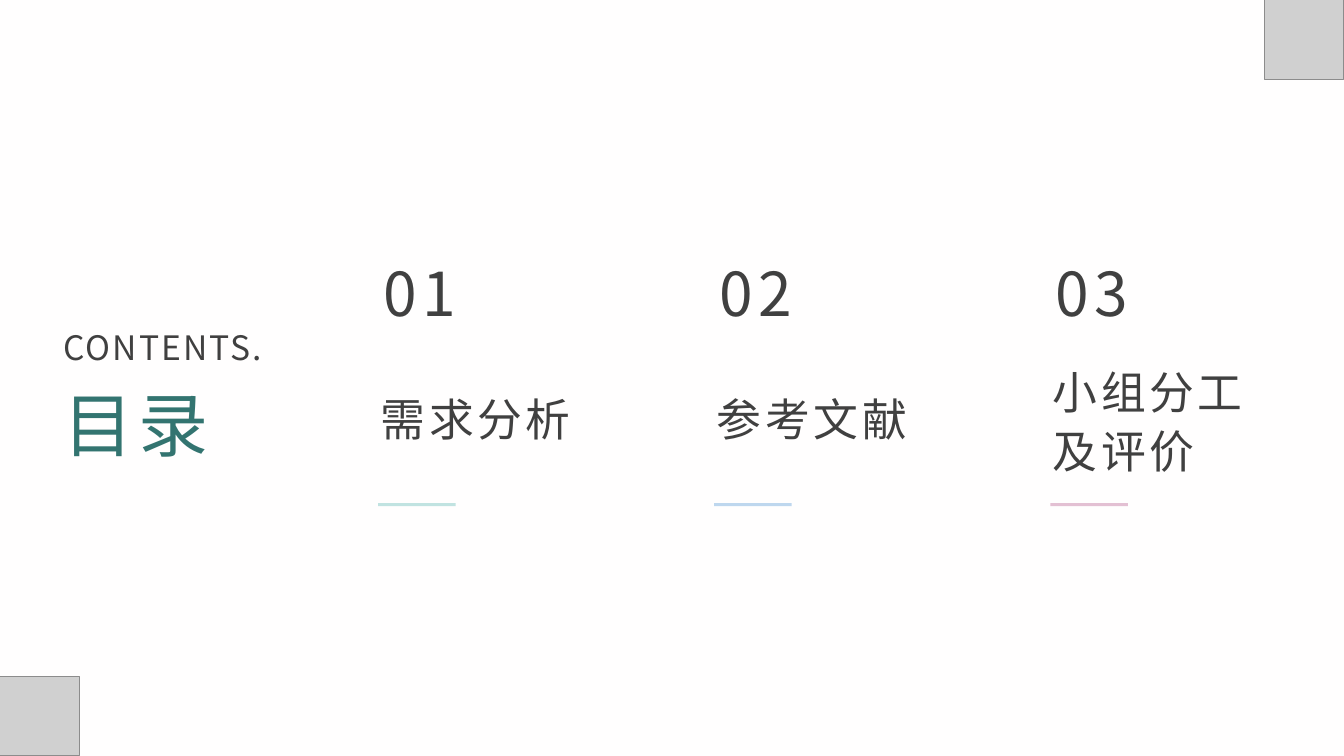
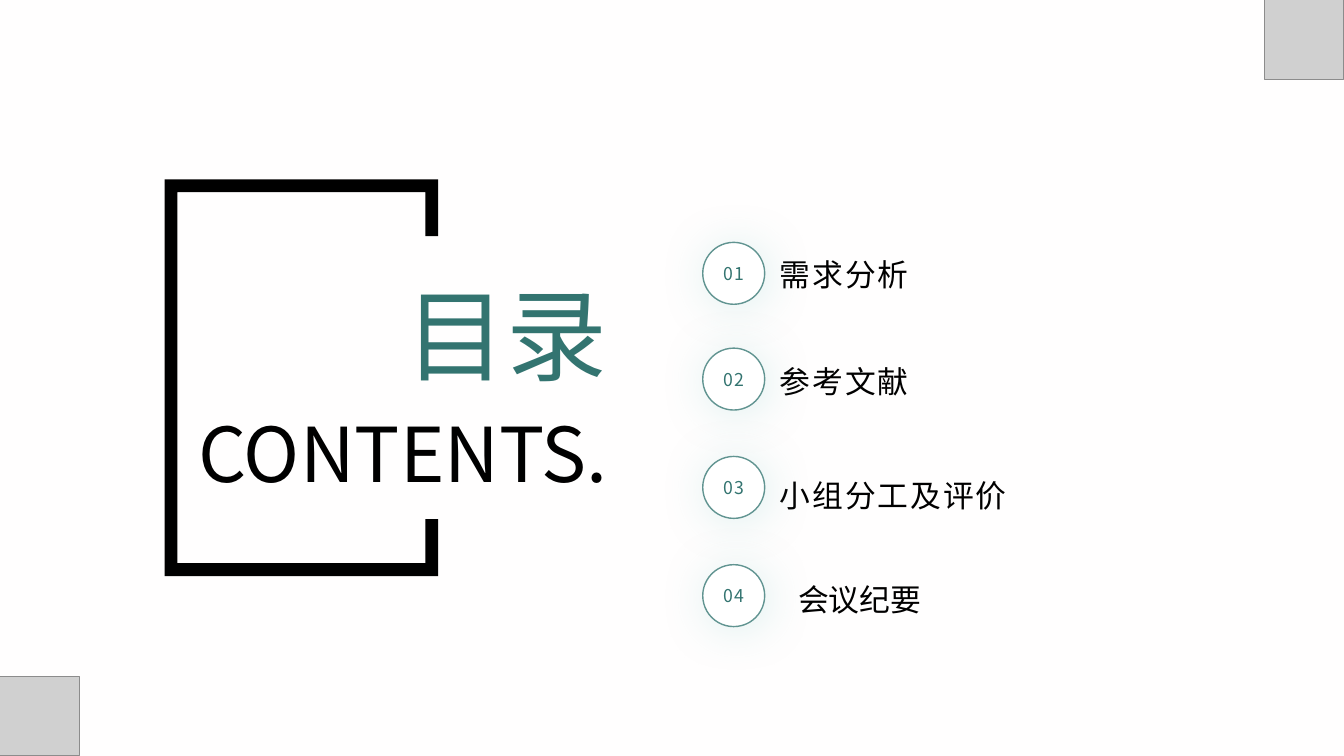
Before and after one commit to xlisses/ruang, a slide deck: slide 2 of Requirement_Statements/需求分析.pptx. Drawn at 1344x756 pixels with LibreOffice and Linux fonts; fonts in the diff are those of the drawing; grey boxes stand for pictures. Boxes give left, top, right and bottom in pixels: in the first picture for what was removed or moved away, otherwise in the second. Text is boxed around its words. In the diff, an @@ line names an element or a change of style, - is before the commit and + after.

```diff
--- a/Requirement_Statements/需求分析.pptx
+++ b/Requirement_Statements/需求分析.pptx
@@ freeform shape added at (164,179,438,577), fill #000000 @@
@@ ellipse "01": place and size @@
-ellipse "01" at (383,271,456,317)
+ellipse "01" at (703,242,764,303)
@@ text "需求分析": place and size @@
-text "需求分析" at (381,398,570,440)
+text "需求分析" at (780,260,909,289)
@@ text "需求分析" at (780,260,909,289): size 32 to 22 pt, text colour #404040 to #000000, letter spacing 2.4 to 1.4 pt; line spacing 1 to 0.8; less space between paragraphs; vertical alignment middle to bottom @@
@@ text "目录": place and size @@
-text "目录" at (64,396,209,457)
+text "目录" at (406,293,608,382)
@@ text "目录" at (406,293,608,382): size 50 to 72 pt, letter spacing 3.4 to 0 pt; alignment left to right @@
@@ ellipse "02": place and size @@
-ellipse "02" at (719,271,792,317)
+ellipse "02" at (703,348,764,409)
@@ text "参考文献": place and size @@
-text "参考文献" at (717,398,907,440)
+text "参考文献" at (780,367,909,396)
@@ text "参考文献" at (780,367,909,396): size 32 to 22 pt, text colour #404040 to #000000, letter spacing 2.6 to 1.4 pt; line spacing 1 to 0.8; less space between paragraphs; vertical alignment middle to bottom @@
@@ text "CONTENTS.": place and size @@
-text "CONTENTS." at (64,335,262,361)
+text "CONTENTS." at (198,425,607,483)
@@ text "CONTENTS." at (198,425,607,483): size 24 to 54 pt, text colour #404040 to #000000, letter spacing 1.5 to 0 pt; alignment left to right; line spacing 1.3 to 1; vertical alignment bottom to middle @@
@@ size 43.2 to 12.6 pt, text colour #404040 to #337470, letter spacing 4.2 to 0.6 pt; fill none to #FFFFFF; outline none to #629592 1 pt; shadow on in 3 elements at (703,348,764,409), (703,242,764,303), (703,457,764,518) @@
@@ ellipse "03": place and size @@
-ellipse "03" at (1055,271,1128,317)
+ellipse "03" at (703,457,764,518)
@@ text "小组分工及评价": place and size @@
-text "小组分工及评价" at (1053,371,1242,472)
+text "小组分工及评价" at (780,481,1007,510)
@@ text "小组分工及评价" at (780,481,1007,510): size 32 to 22 pt, text colour #404040 to #000000, letter spacing 2.4 to 1.4 pt; line spacing 1.1 to 0.8; less space between paragraphs; vertical alignment middle to bottom @@
@@ line removed from (378, 505) to (456, 505) @@
@@ line removed from (714, 505) to (791, 505) @@
@@ line removed from (1051, 505) to (1128, 505) @@
@@ ellipse added at (703,565,764,626), fill #FFFFFF, outline #629592 1 pt, 12.6 pt, text #337470 @@
+04
@@ text added at (798,585,921,614), 22 pt, text #000000 @@
+会议纪要
```
Also in this commit, not shown: 1 other slide changed, 11 slides added.
